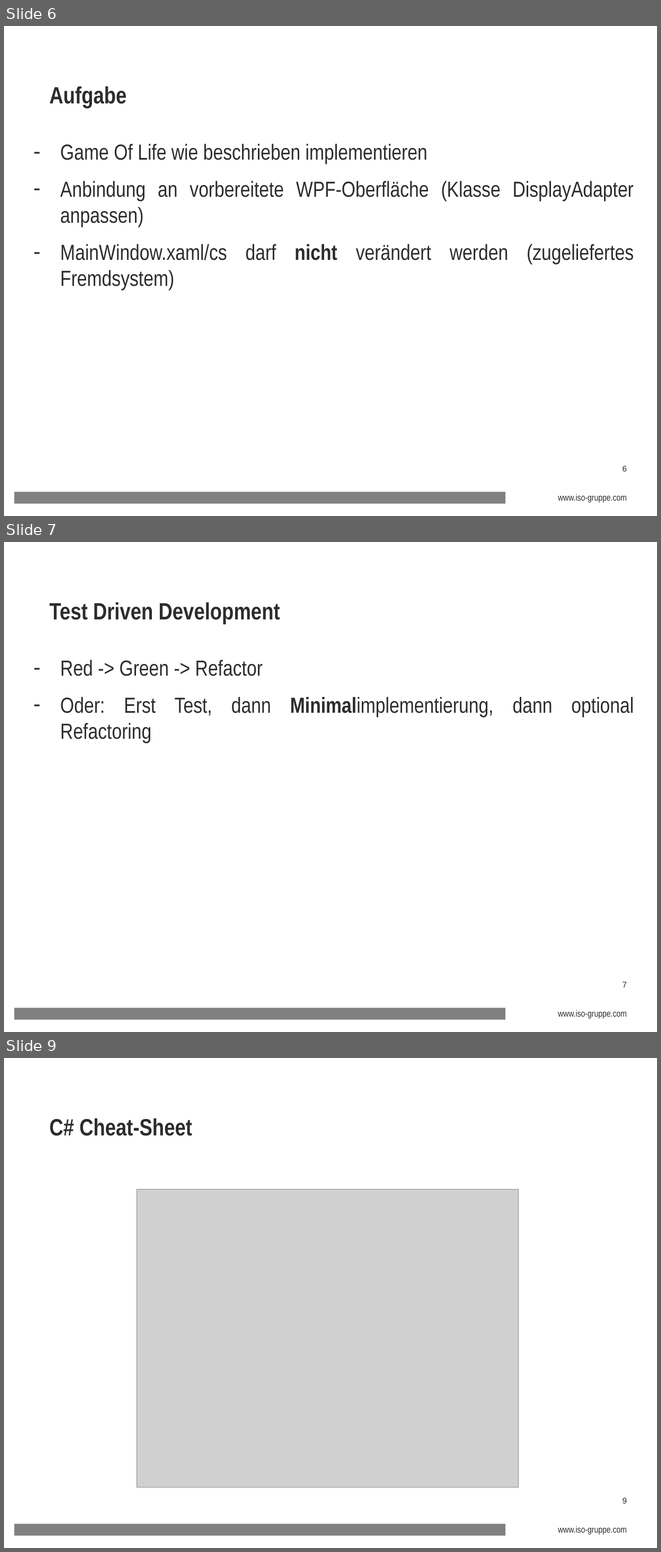
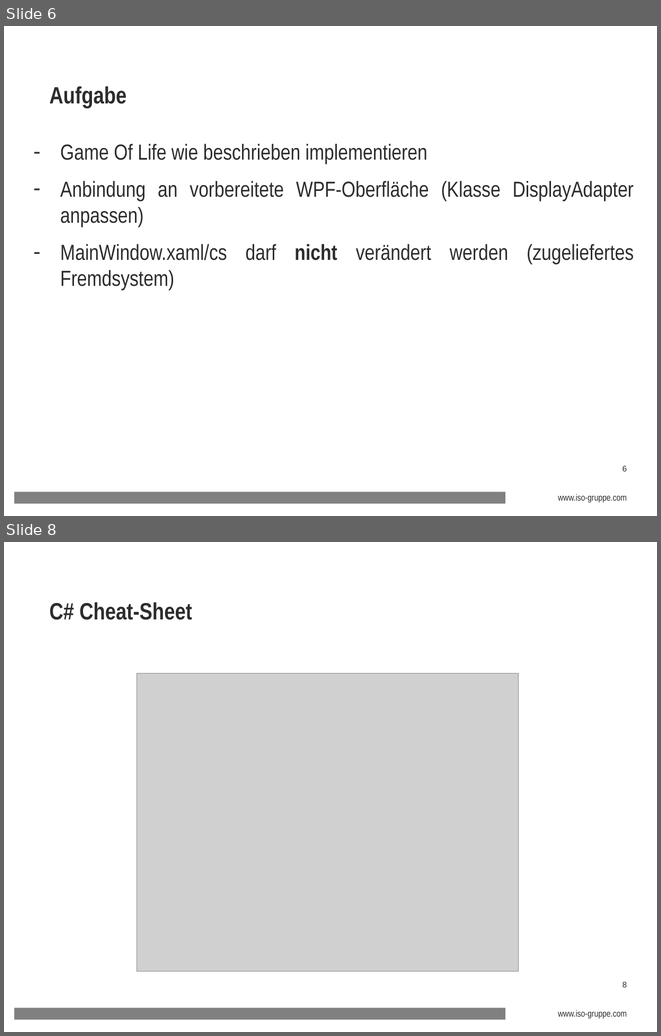
Before and after one commit to dkschlos/game-of-life-kata, a slide deck: Aufgabe/2016-06-15 Coding-Kata_GameOfLife.ppt. Shown one above the other, each under a label of ours: slides 6, 7 and 9 before the commit, slides 6 and 8 after it; the slides between them are not shown. The pictures are 661x1552 and 661x1036 pixels, drawn with LibreOffice and Linux fonts; fonts in the diff are those of the drawing; grey boxes stand for pictures; background and template pictures are left out. Boxes give left, top, right and bottom in pixels: in the first picture for what was removed or moved away, otherwise in the second. Text is boxed around its words. In the diff, an @@ line names an element or a change of style, - is before the commit and + after.

```diff
--- a/Aufgabe/2016-06-15 Coding-Kata_GameOfLife.ppt
+++ b/Aufgabe/2016-06-15 Coding-Kata_GameOfLife.ppt
@@ slide 7 removed at bbox=[4, 542, 657, 1032], background #FFFFFF; not listed: 3 template elements that a slide beside it also shows @@
@@ title removed at bbox=[50, 602, 280, 624] @@
-Test Driven Development
@@ text removed at bbox=[60, 660, 634, 743] @@
-– Red -> Green -> Refactor
-– Oder: Erst Test, dann Minimalimplementierung, dann optional Refactoring
@@ what was slide 9 is now slide 8 @@
```
Also in this commit, not shown: 3 slides changed.
